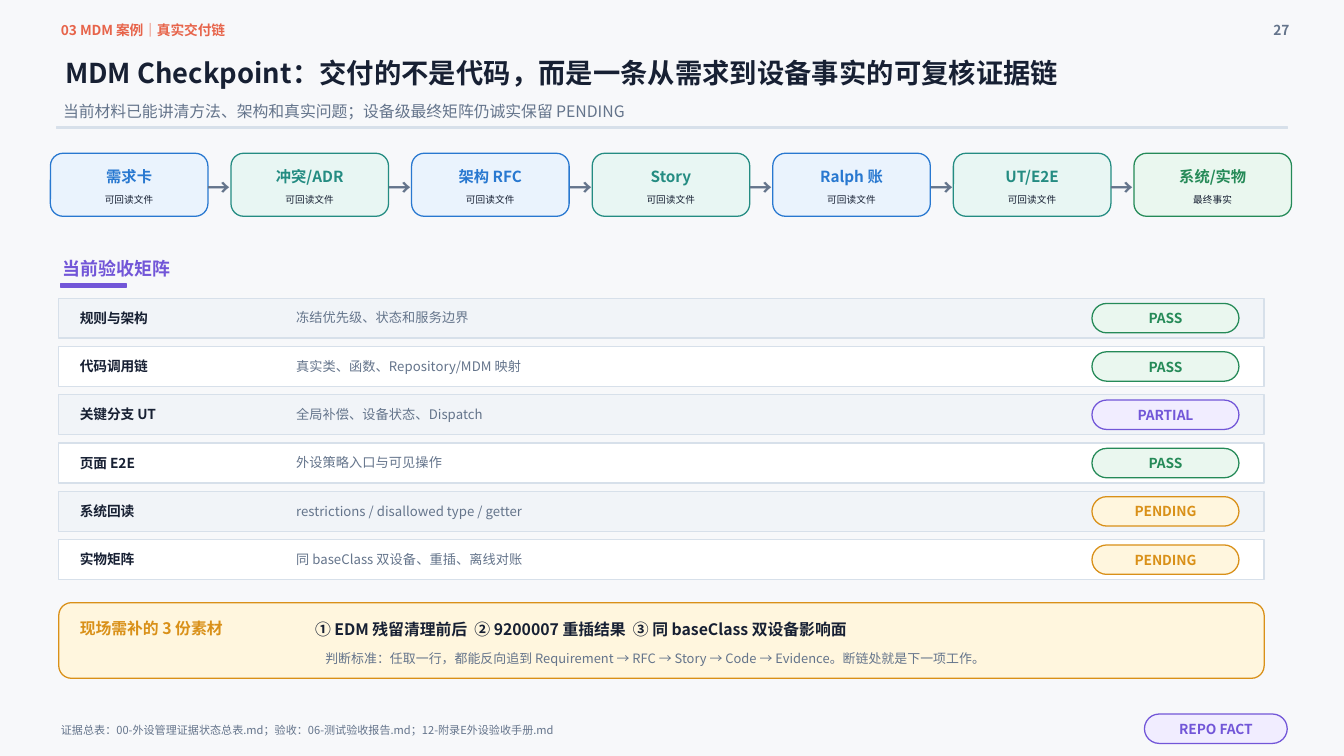
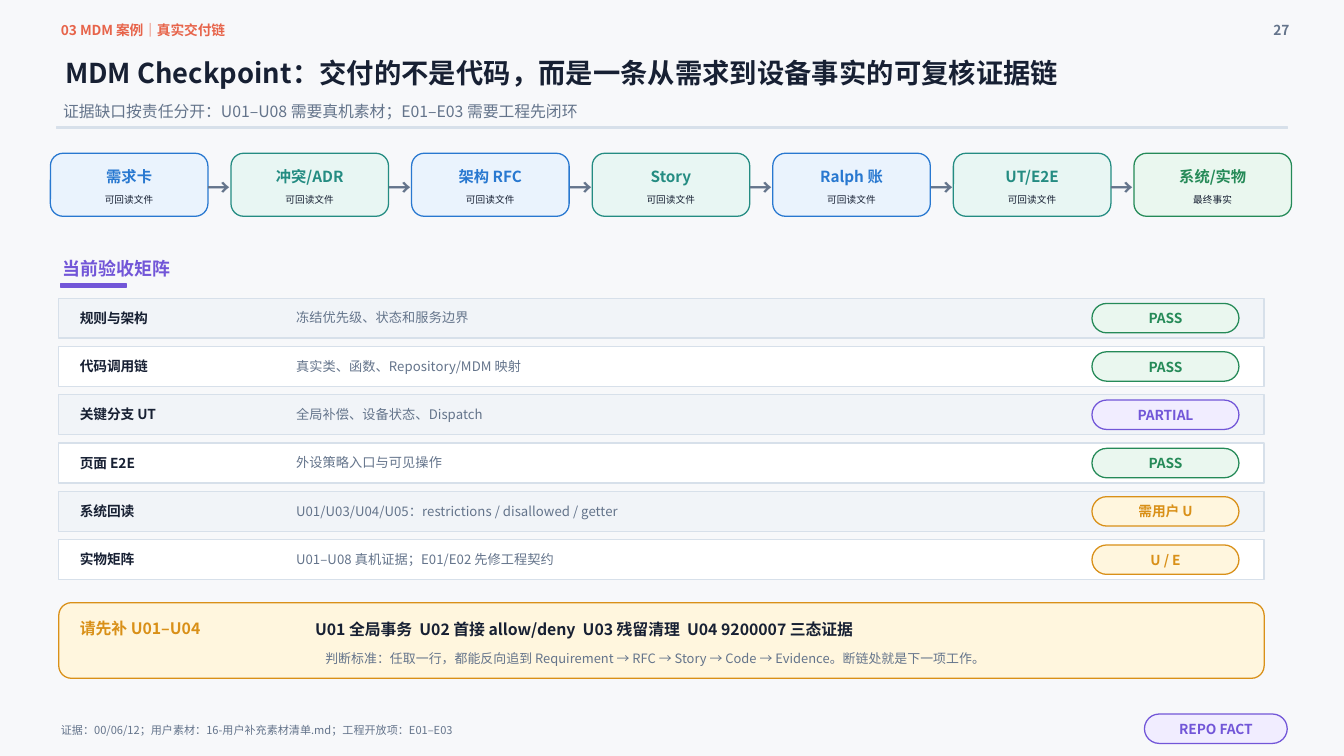
Before and after one commit to xiaomu120413/harmonyos-sdd-ralph-workshop, a slide deck: slide 27 of deliverables/HarmonyOS_SDD_Ralph_Workshop_MDM证据增强版.pptx. Drawn at 1344x756 pixels with LibreOffice and Linux fonts; fonts in the diff are those of the drawing. Boxes give left, top, right and bottom in pixels: in the first picture for what was removed or moved away, otherwise in the second. Text is boxed around its words. In the diff, an @@ line names an element or a change of style, - is before the commit and + after.

```diff
--- a/deliverables/HarmonyOS_SDD_Ralph_Workshop_MDM证据增强版.pptx
+++ b/deliverables/HarmonyOS_SDD_Ralph_Workshop_MDM证据增强版.pptx
@@ text at box(63, 103, 578, 120): text changed @@
-当前材料已能讲清方法、架构和真实问题；设备级最终矩阵仍诚实保留 PENDING
+证据缺口按责任分开：U01–U08 需要真机素材；E01–E03 需要工程先闭环
@@ text at box(296, 505, 617, 519): text changed @@
-restrictions / disallowed type / getter
+U01/U03/U04/U05：restrictions / disallowed / getter
@@ text at box(1138, 504, 1192, 517): text changed @@
-PENDING
+需用户 U
@@ text at box(296, 553, 554, 566): text changed @@
-同 baseClass 双设备、重插、离线对账
+U01–U08 真机证据；E01/E02 先修工程契约
@@ text at box(1150, 555, 1180, 565): text changed @@
-PENDING
+U / E
@@ text at box(80, 620, 201, 636): text changed @@
-现场需补的 3 份素材
+请先补 U01–U04
@@ text at box(315, 619, 853, 640): text changed @@
-① EDM 残留清理前后 ② 9200007 重插结果 ③ 同 baseClass 双设备影响面
+U01 全局事务 U02 首接 allow/deny U03 残留清理 U04 9200007 三态证据
@@ text at box(61, 725, 453, 736): text changed @@
-证据总表：00-外设管理证据状态总表.md；验收：06-测试验收报告.md；12-附录E外设验收手册.md
+证据：00/06/12；用户素材：16-用户补充素材清单.md；工程开放项：E01–E03
```
